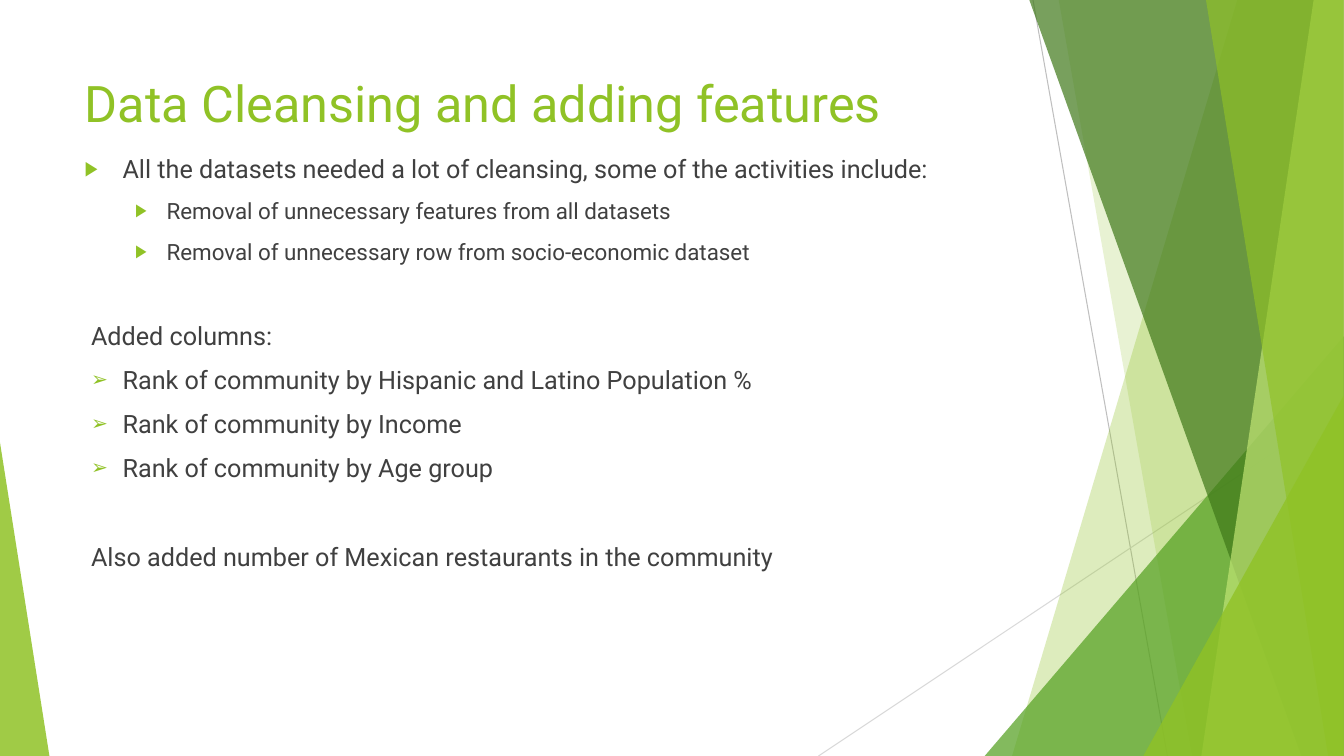
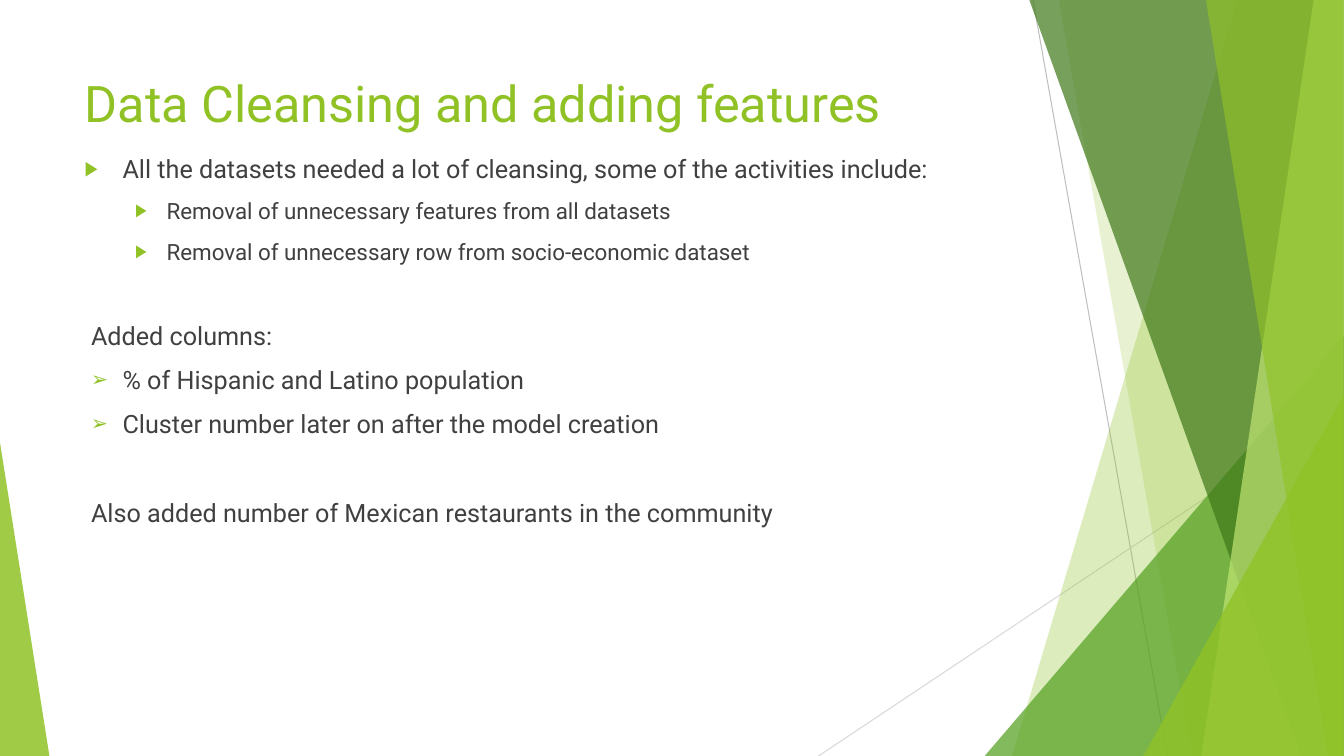
Before and after one commit to LRT-YASH/TestDSRepo, a slide deck: slide 5 of Finding the Right community.pptx. Drawn at 1344x756 pixels with LibreOffice and Linux fonts; fonts in the diff are those of the drawing. Boxes give left, top, right and bottom in pixels: in the first picture for what was removed or moved away, otherwise in the second. Text is boxed around its words. In the diff, an @@ line names an element or a change of style, - is before the commit and + after.

```diff
--- a/Finding the Right community.pptx
+++ b/Finding the Right community.pptx
@@ text at <box>123,370,659,434</box>: text changed @@
-➢ Rank of community by Hispanic and Latino Population %
-➢ Rank of community by Income
-➢ Rank of community by Age group
+➢ % of Hispanic and Latino population
+➢ Cluster number later on after the model creation
```
Also in this commit, not shown: 1 other file.
